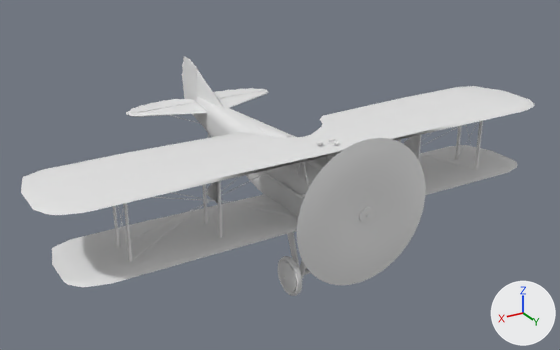
Before and after pictures for a commit that changed the FBX model Assets/Project/Content/Gameplay/Airplane/Era1/Models/Airplane1_1.fbx.
One viewpoint serves both versions: a camera (50 mm lens) standing at (5.6, 9.14, 4.48) and looking at (-0.22, -0.55, -0.37). Arrows for +X, +Y and +Z are at lower right; the lights stay in place. Where no turn or scale is listed for an object, it has been applied to the vertices. Vertices at the same position are counted once.
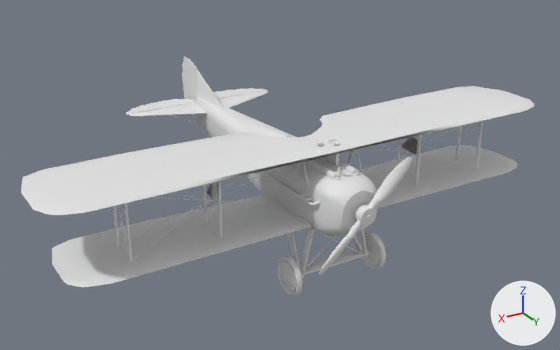
Where the newer file only moved an object's origin or applied its transform, the numbers keep the older frame.

Location of each change, [x1, y1, x2, y2] in pixels of the pictures (560 x 350 px):
'SPAD_S_VII_Prop', added
    after: [319, 157, 412, 275]
part 1 of me_default_1_001, deleted
    before: [297, 138, 426, 285]

The change in detail:
me_default_1_001 is used by ob_default_1; location (0.0, 0.0, 0.0).
me_default_1_001 had 5225 vertices, 9531 faces and spanned x -3.93..3.93, y -3.71..2.03, z -1.29..1.09.
me_default_1_001 now has 4853 vertices, 8811 faces and spans x -3.93..3.93, y -3.71..1.85, z -1.29..0.92.
me_default_1_001 part 1: 6 loose pieces with 372 vertices, spanning x -1.01..1.05, y 1.82..2.03, z -0.97..1.09, are deleted.
Mesh me_spad_s_vii_prop_001 is new.
It has 333 vertices, 292 faces and spans x -0.707..0.709, y -0.124..0.124, z -0.679..0.668.
It uses material mat_air (its picture is missing).
Object 'SPAD_S_VII_Prop' (ob_spad_s_vii_prop) is new; it shows me_spad_s_vii_prop_001.
Its location is (0.0, 1.94, 0.04).
